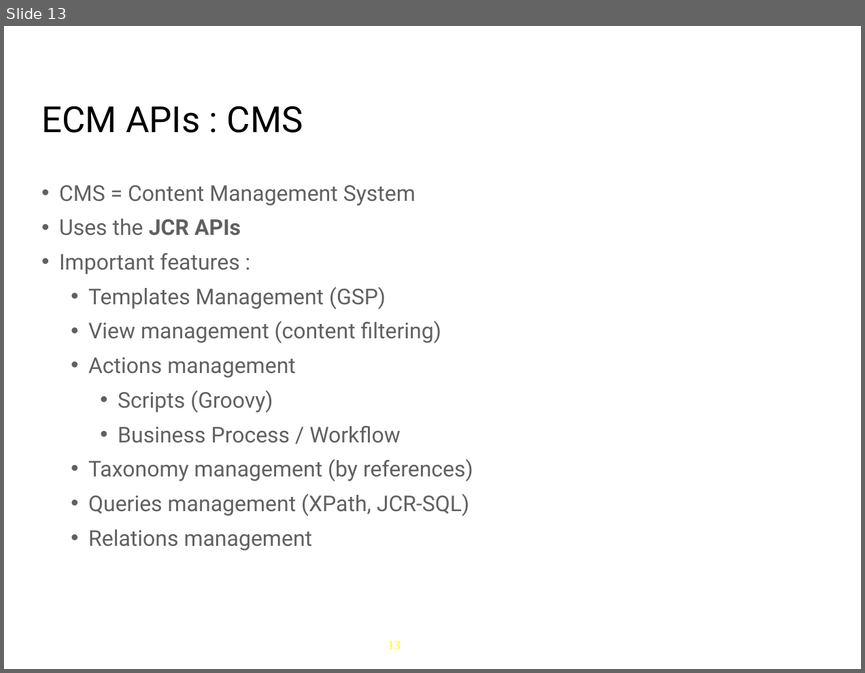
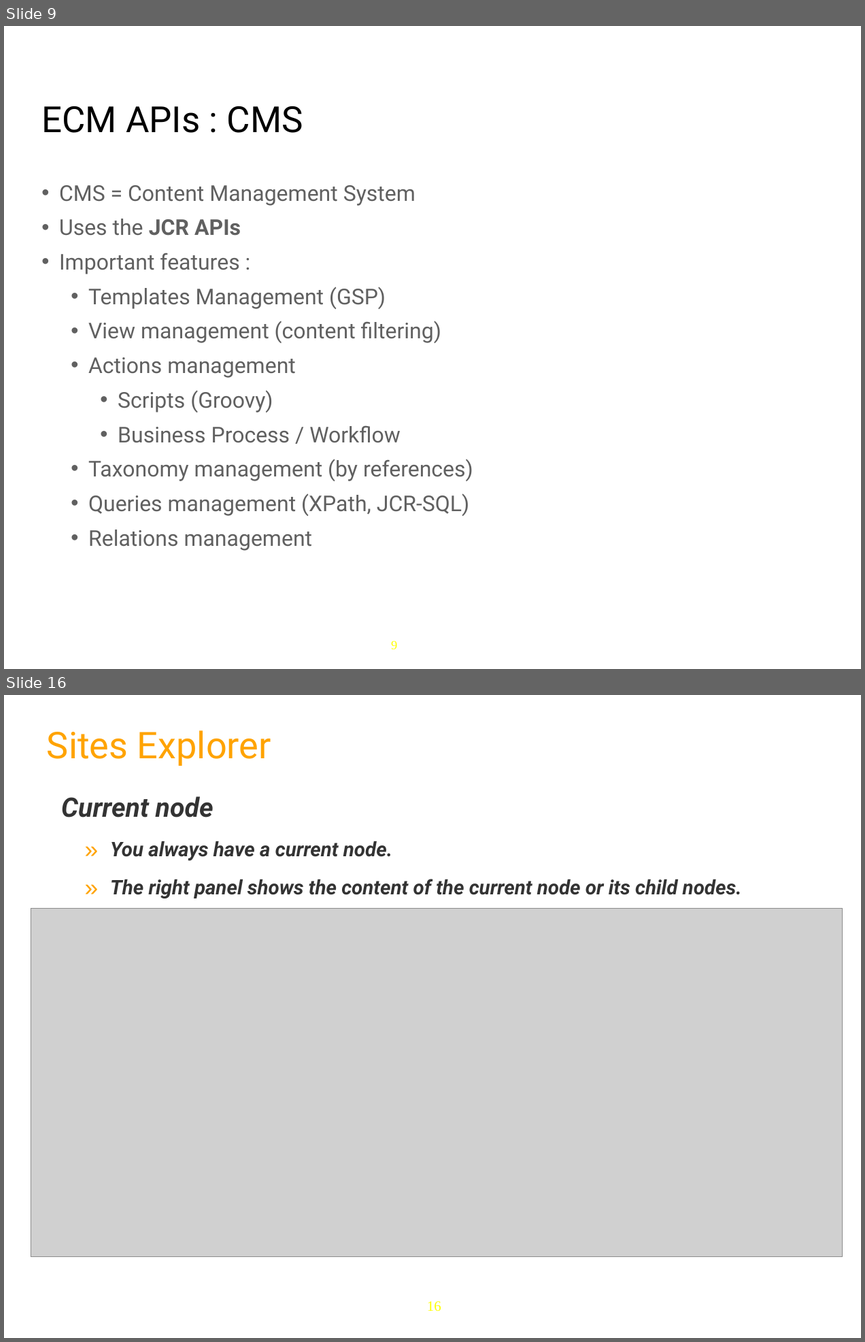
Before and after one commit to anhvurz90/training, a slide deck: slides/exo-fundamentals/en/060 ECM-Intro-XFund-en.ppt. Shown one above the other, each under a label of ours: slide 13 before the commit, slides 9 and 16 after it; the slides between them are not shown. The pictures are 865x673 and 865x1342 pixels, drawn with LibreOffice and Linux fonts; fonts in the diff are those of the drawing; grey boxes stand for pictures; background and template pictures are left out. Boxes give left, top, right and bottom in pixels: in the first picture for what was removed or moved away, otherwise in the second. Text is boxed around its words. In the diff, an @@ line names an element or a change of style, - is before the commit and + after.

```diff
--- a/slides/exo-fundamentals/en/060 ECM-Intro-XFund-en.ppt
+++ b/slides/exo-fundamentals/en/060 ECM-Intro-XFund-en.ppt
@@ slide 16 added at [4,695,861,1338], background #FFFFFF @@
@@ text added at [47,730,271,766], 44 pt, text #FFA300 @@
+Sites Explorer
@@ text added at [61,796,742,898], 24 pt, text #333333, bold, italic @@
+Current node
+  » You always have a current node.
+  » The right panel shows the content of the current node or its child nodes.
@@ picture added at [31,909,842,1257] @@
@@ page number added at [427,1301,441,1311], 17 pt, text #FFFF00 @@
+16
@@ what was slide 13 is now slide 9 @@
@@ page number at [391,640,397,649]: text changed @@
-13
+9
```
Also in this commit, not shown: 7 slides changed, 42 other slides added, 8 slides removed, 1 other file.
